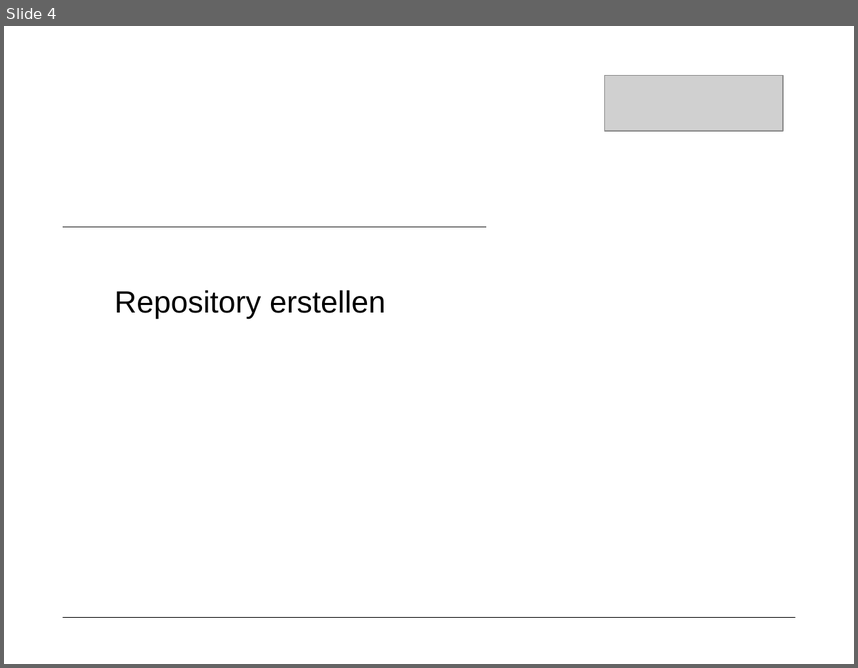
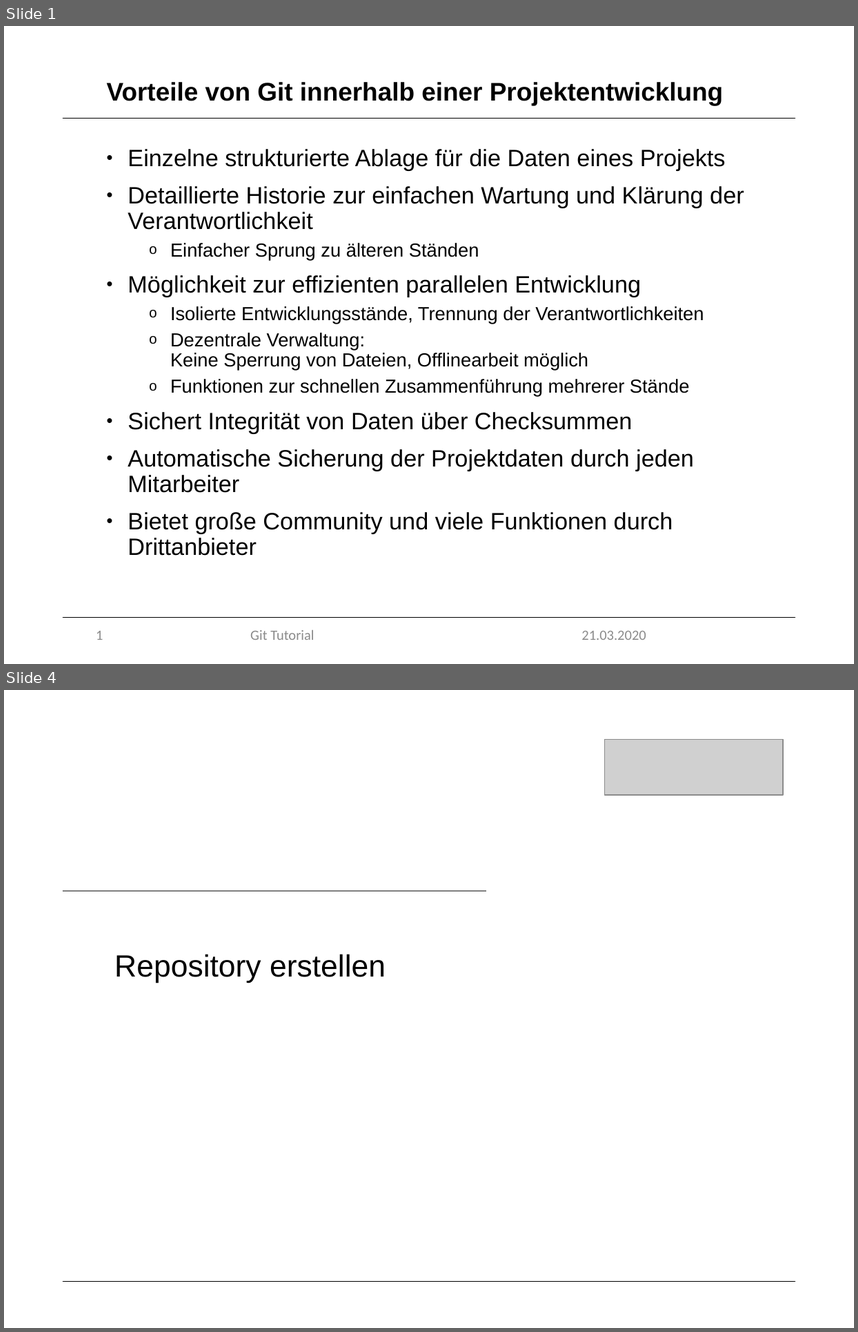
Before and after one commit to marcretzlaff/projektarbeit, a slide deck: Präsentation-90min/Präsentation-90min.pptx. Shown one above the other, each under a label of ours: slide 4 before the commit, slides 1 and 4 after it; the slides between them are not shown. The pictures are 858x668 and 858x1332 pixels, drawn with LibreOffice and Linux fonts; fonts in the diff are those of the drawing; grey boxes stand for pictures; background and template pictures are left out. Boxes give left, top, right and bottom in pixels: in the first picture for what was removed or moved away, otherwise in the second. Text is boxed around its words. In the diff, an @@ line names an element or a change of style, - is before the commit and + after.

```diff
--- a/Präsentation-90min/Präsentation-90min.pptx
+++ b/Präsentation-90min/Präsentation-90min.pptx
@@ slide 1 added at bbox=[4, 26, 854, 664], background #FFFFFF @@
@@ title added at bbox=[107, 82, 723, 105], 21.6 pt, text #000000, bold @@
+Vorteile von Git innerhalb einer Projektentwicklung
@@ line added from (63, 118) to (795, 118), #000000 0.5 pt @@
@@ text added at bbox=[128, 149, 744, 555], 20 pt, text #000000 @@
+• Einzelne strukturierte Ablage für die Daten eines Projekts
+• Detaillierte Historie zur einfachen Wartung und Klärung der Verantwortlichkeit
+  o Einfacher Sprung zu älteren Ständen
+• Möglichkeit zur effizienten parallelen Entwicklung
+  o Isolierte Entwicklungsstände, Trennung der Verantwortlichkeiten
+  o Dezentrale Verwaltung:
+    Keine Sperrung von Dateien, Offlinearbeit möglich
+  o Funktionen zur schnellen Zusammenführung mehrerer Stände
+• Sichert Integrität von Daten über Checksummen
+• Automatische Sicherung der Projektdaten durch jeden Mitarbeiter
+• Bietet große Community und viele Funktionen durch Drittanbieter
@@ line added from (63, 617) to (795, 617), #000000 0.5 pt @@
@@ page number added at bbox=[96, 630, 103, 639], 12 pt, text #8C8C8C @@
+1
@@ text added at bbox=[250, 630, 314, 639], 12 pt, text #8C8C8C @@
+Git Tutorial
@@ text added at bbox=[582, 630, 646, 639], 12 pt, text #8C8C8C @@
+21.03.2020
```
Also in this commit, not shown: 28 slides changed, 3 other slides added, 5 slides removed, 1 other file.
